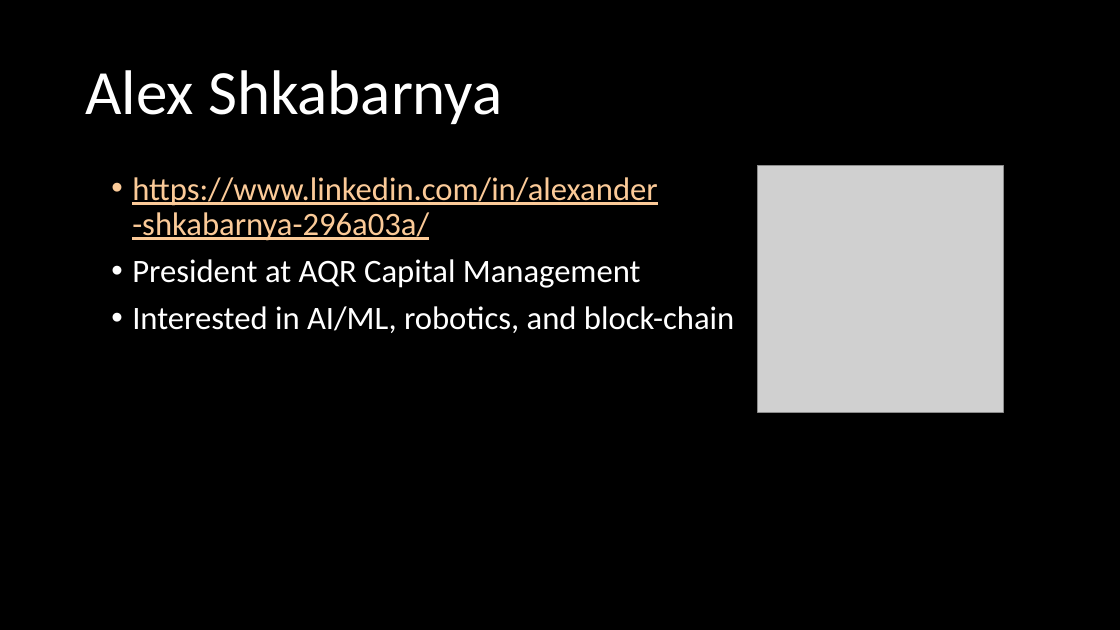
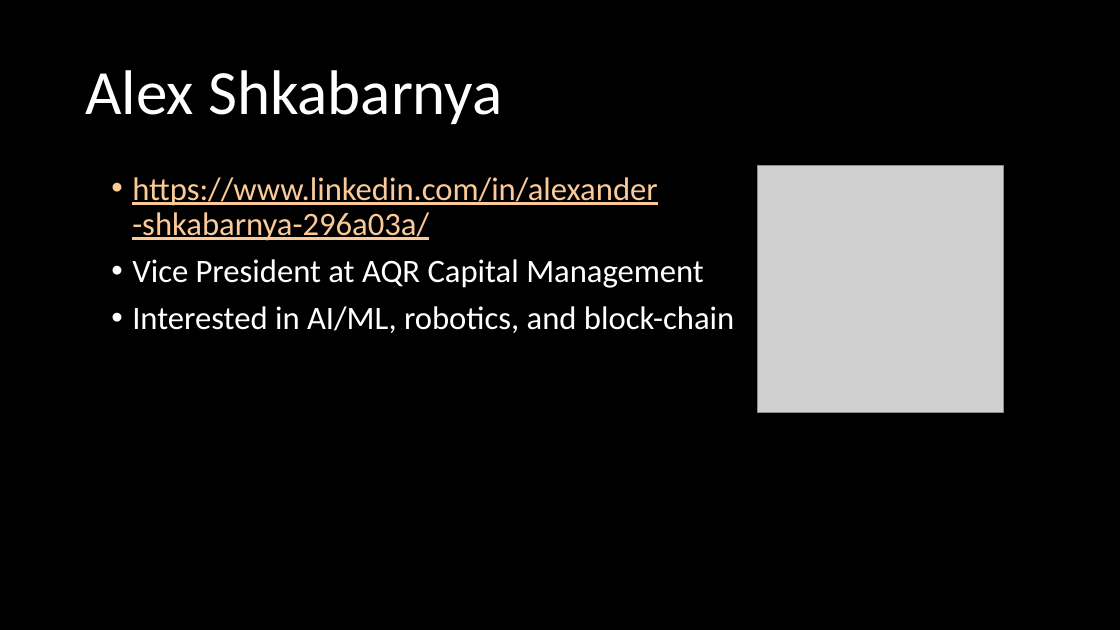
Before and after one commit to bjablonsky/NYCDotNetDevSlides, a slide deck: slide 11 of Slides/NYCDotNet-2018-05.pptx. Drawn at 1120x630 pixels with LibreOffice and Linux fonts; fonts in the diff are those of the drawing; grey boxes stand for pictures; background and template pictures are left out. Boxes give left, top, right and bottom in pixels: in the first picture for what was removed or moved away, otherwise in the second. Text is boxed around its words. In the diff, an @@ line names an element or a change of style, - is before the commit and + after.

Commit message:
Updates May Slides

```diff
--- a/Slides/NYCDotNet-2018-05.pptx
+++ b/Slides/NYCDotNet-2018-05.pptx
@@ text at (132,259,704,288): text changed @@
-• President at AQR Capital Management
+• Vice President at AQR Capital Management
```
Also in this commit, not shown: 1 other slide changed.
